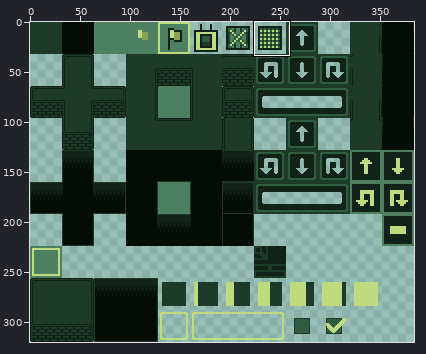
Pixel-art file: KTM 3!/Assets/art/new tilemap.aseprite. Above, an overview of the earlier version with the close-up marked.
Close-up. First the earlier version:
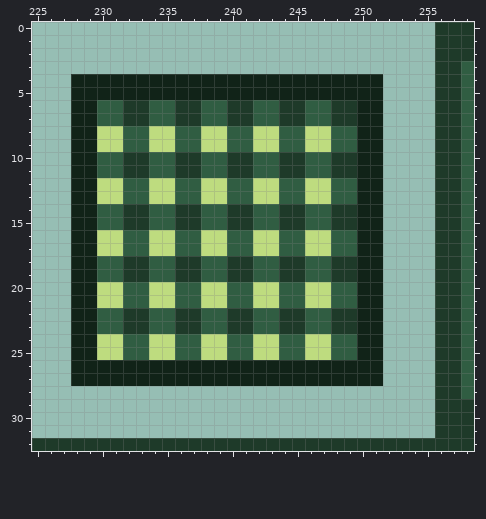
384x320 pixels, 1 frame. Shown: x 225..258, y 0..32. The commit also changed other parts of the picture, which this record leaves out.
And afterwards:
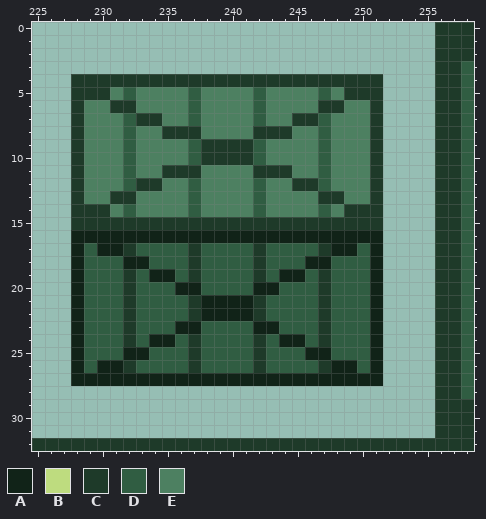
Palette (. is transparent): A #112318  B #bedc7f  C #1e3a29  D #305d42  E #4d8061
Difference:
Changed rows in their new state; - is an unchanged pixel.
first column x 228:
 4 CCCCCCCCCCCCCCCCCCCCCCCC
 5 CCCEDEEEEDEEEEDEEEEDECCC
 6 CEEC-EEEEDEEEE-EEEEC-EEC
 7 CEEED-CEEDEEEE-EE-C-EEEC
 8 CEEE-EECCCEEEECCCEEDEEEC
 9 CEEE-EEEE-CCCCDEEEEDEEEC
10 CEEEDEEEEDCC---EEEE-EEEC
11 CEEEDEEC--EEEECC-EE-EEEC
12 CEEE-CCEE-EEEEDEECCDEEEC
13 CEECCEEEE-EEEEDEEEECCEEC
14 CCCEDEEEEDEEEE-EEEE-E-CC
15 CCCC--CC--CC--CC--CC--CC
16 --AAAAAAAAAAAAAAAAAAAA--
17 -DAAC-DD-CDD--CD--DCAAD-
18 -D--AA--D---DDC-DDAADDD-
19 -D---DAAD---DDC-AA-CDDD-
20 -DDDC-DDAADD--AA--DC--D-
21 -DDDC-DD-CAAAACD--DC--D-
22 -D---D--D-AAAAC-DD-CDDD-
23 -D---D--AA--DDAADD-CDDD-
24 -DDDC-AA-CDD--CDAADC--D-
25 -DDDAADD-CDD--CD--AA--D-
26 -D--CDDDDCDDDDCDDDDC--D-
